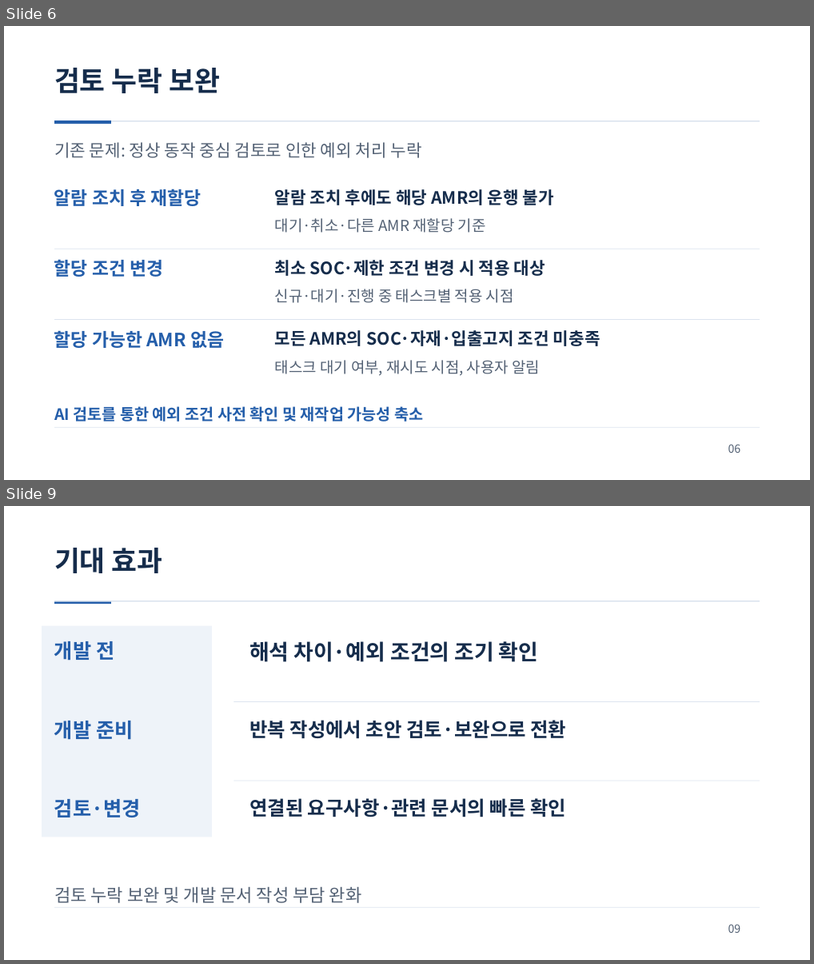
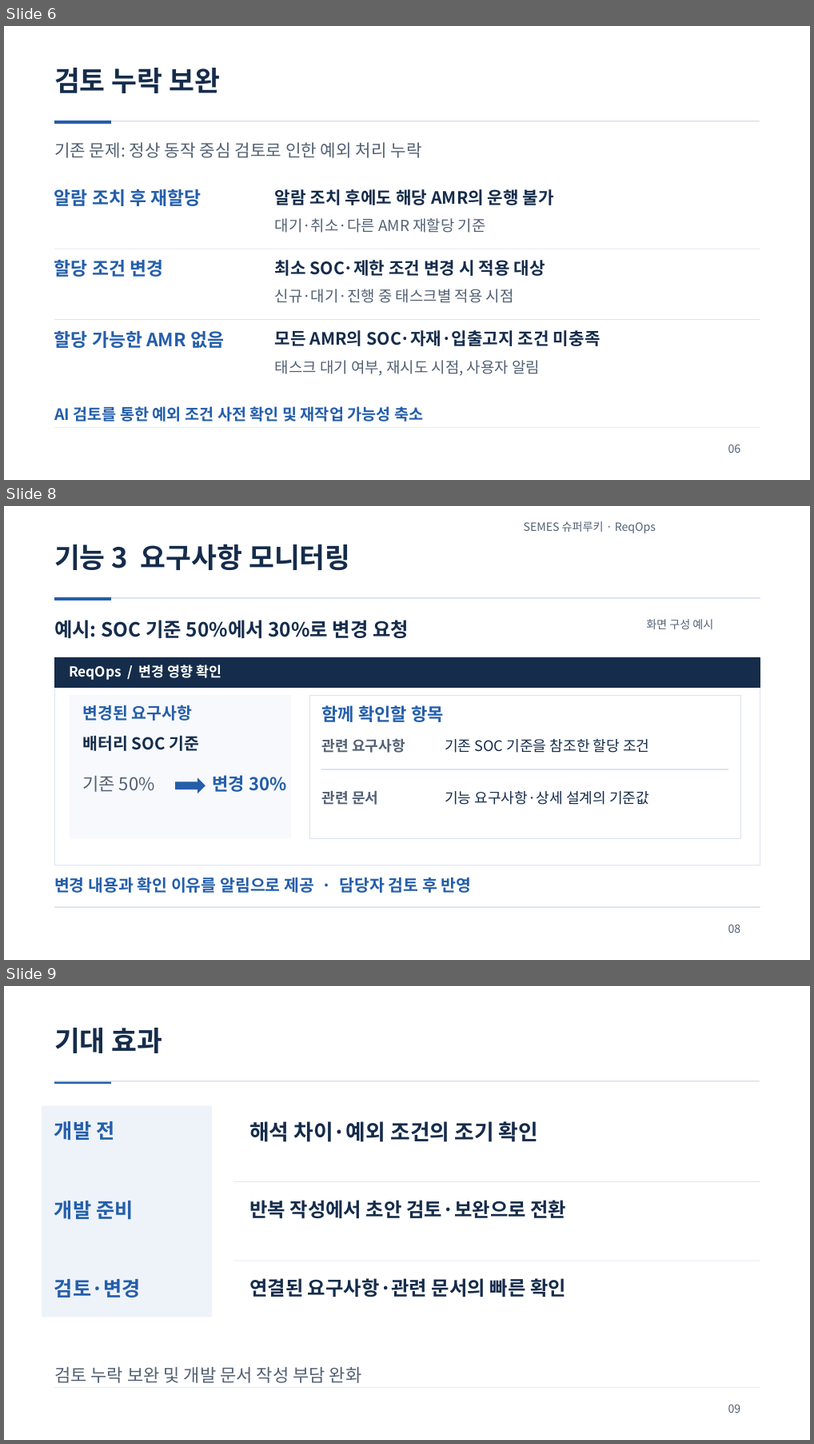
Before and after one commit to jihunhan98/semes-superrookie, a slide deck: docs/presentations/ReqOps_SuperRookie.pptx. Shown one above the other, each under a label of ours: slides 6 and 9 before the commit, slides 6, 8 and 9 after it; the slides between them are not shown. The pictures are 814x964 and 814x1444 pixels, drawn with LibreOffice and Linux fonts; fonts in the diff are those of the drawing. Boxes give left, top, right and bottom in pixels: in the first picture for what was removed or moved away, otherwise in the second. Text is boxed around its words. In the diff, an @@ line names an element or a change of style, - is before the commit and + after.

```diff
--- a/docs/presentations/ReqOps_SuperRookie.pptx
+++ b/docs/presentations/ReqOps_SuperRookie.pptx
@@ slide 8 added at bbox=[4, 506, 810, 960], background #FFFFFF @@
@@ text added at bbox=[524, 521, 656, 533], 13.5 pt, text #536174 @@
+SEMES 슈퍼루키 · ReqOps
@@ text added at bbox=[54, 544, 350, 570], 33 pt, text #152C4B, bold @@
+기능 3 요구사항 모니터링
@@ rectangle added at bbox=[54, 597, 760, 599], fill #DCE4EF, outline #DCE4EF 0.75 pt @@
@@ rectangle added at bbox=[54, 597, 111, 600], fill #245EAA, outline #245EAA 0.75 pt @@
@@ text added at bbox=[54, 620, 409, 639], 23.2 pt, text #152C4B, bold @@
+예시: SOC 기준 50%에서 30%로 변경 요청
@@ text added at bbox=[646, 619, 714, 629], 13.5 pt, text #536174 @@
+화면 구성 예시
@@ rectangle added at bbox=[54, 657, 760, 865], fill #FFFFFF, outline #DCE4EF 0.75 pt @@
@@ rectangle added at bbox=[54, 657, 760, 688], fill #152C4B, outline #152C4B 0.75 pt @@
@@ text added at bbox=[69, 664, 222, 680], 16.5 pt, text #FFFFFF, bold @@
+ReqOps / 변경 영향 확인
@@ rectangle added at bbox=[70, 695, 290, 839], fill #F7F9FC, outline #F7F9FC 0.75 pt @@
@@ rectangle added at bbox=[310, 695, 742, 839], fill #FFFFFF, outline #DCE4EF 0.75 pt @@
@@ text added at bbox=[82, 704, 192, 720], 19.5 pt, text #245EAA, bold @@
+변경된 요구사항
@@ text added at bbox=[322, 705, 444, 722], 21 pt, text #245EAA, bold @@
+함께 확인할 항목
@@ text added at bbox=[82, 735, 199, 751], 19.5 pt, text #152C4B, bold @@
+배터리 SOC 기준
@@ text added at bbox=[322, 738, 406, 752], 17.2 pt, text #536174, bold @@
+관련 요구사항
@@ text added at bbox=[445, 739, 650, 752], 17.2 pt, text #152C4B @@
+기존 SOC 기준을 참조한 할당 조건
@@ rectangle added at bbox=[322, 768, 729, 769], fill #DCE4EF, outline #DCE4EF 0.75 pt @@
@@ text added at bbox=[82, 776, 155, 792], 21 pt, text #536174 @@
+기존 50%
@@ right arrow added at bbox=[175, 778, 206, 793], fill #245EAA @@
@@ text added at bbox=[213, 775, 286, 792], 21 pt, text #245EAA, bold @@
+변경 30%
@@ text added at bbox=[322, 791, 378, 804], 17.2 pt, text #536174, bold @@
+관련 문서
@@ text added at bbox=[445, 791, 650, 804], 17.2 pt, text #152C4B @@
+기능 요구사항·상세 설계의 기준값
@@ text added at bbox=[54, 876, 472, 892], 19.5 pt, text #245EAA, bold @@
+변경 내용과 확인 이유를 알림으로 제공 · 담당자 검토 후 반영
@@ rectangle added at bbox=[54, 907, 760, 907], fill #DCE4EF, outline #DCE4EF 0.75 pt @@
@@ text added at bbox=[729, 924, 742, 932], 13.5 pt, text #536174 @@
+08
```
Also in this commit, not shown: 3 slides changed, 1 other slide added, 2 slides removed.
